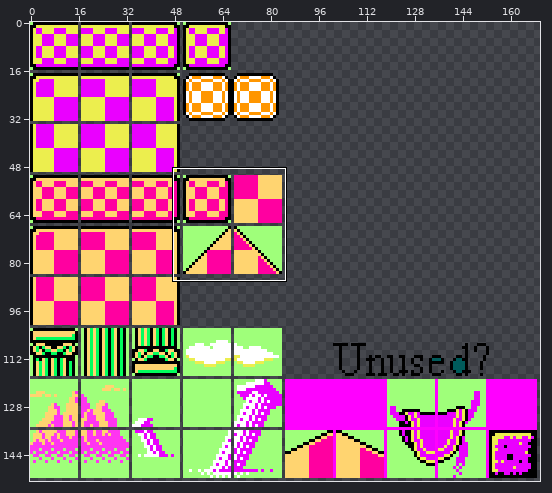
Two states of a sprite sheet, godot3ClimbWall/sprite/World 5.png. Above, an overview of the earlier version with the close-up marked.
Close-up. Before:
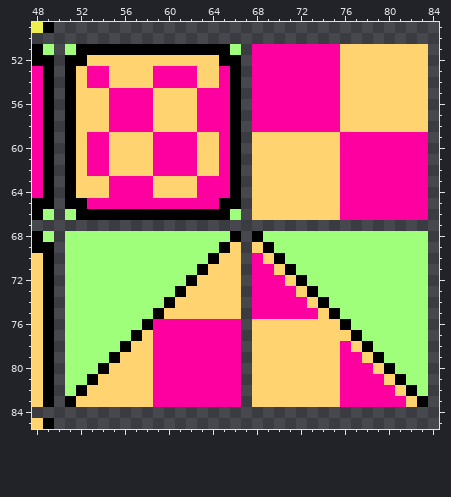
The file is 170x153 pixels. Shown: x 48..84, y 49..85. The commit also changed other parts of the picture, which this record leaves out.
The same view after the edit:
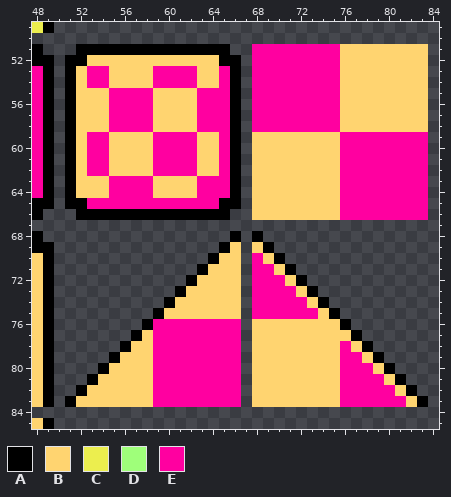
Palette (. is transparent): A #000000  B #ffd470  C #ecee4e  D #9fff7a  E #ff00a0
What changed:
Colour D is removed in row 51 at x 49, 51 and 66; in row 66 at x 49, 51 and 66; in row 68 at x 49, 51 to 65 and 69 to 83; in row 69 at x 51 to 64 and 70 to 83; in row 70 at x 51 to 63 and 71 to 83; in row 71 at x 51 to 62 and 72 to 83.
Colour D is removed in row 72 at x 51 to 61 and 73 to 83; in row 73 at x 51 to 60 and 74 to 83; in row 74 at x 51 to 59 and 75 to 83; in row 75 at x 51 to 58 and 76 to 83; in row 76 at x 51 to 57 and 77 to 83; in row 77 at x 51 to 56 and 78 to 83.
Colour D is removed in row 78 at x 51 to 55 and 79 to 83; in row 79 at x 51 to 54 and 80 to 83; in row 80 at x 51 to 53 and 81 to 83; in row 81 at x 51 to 52 and 82 to 83; in row 82 at x 51 and 83.
